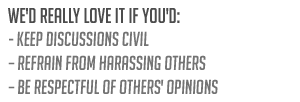
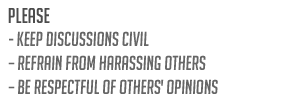
Layers edited between the first and the second 300×102 image:
renamed "We'd really love it if you'd:" to "PLEASE", painted on it over (8, 8, 180, 23)
"- Keep discussions civil – Refrain from harassing others – Be r": opacity 55% → 60% over (8, 31, 218, 94)
